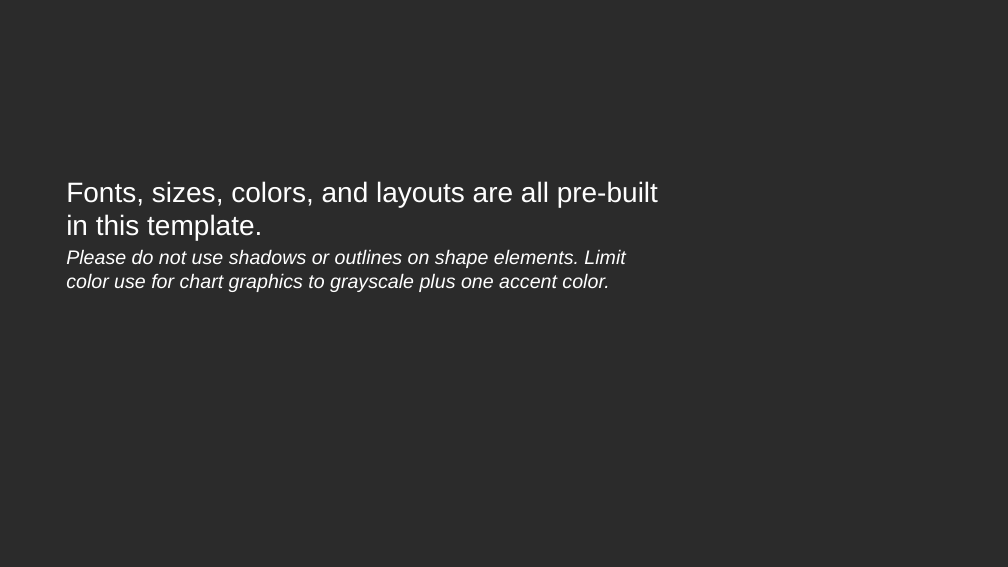
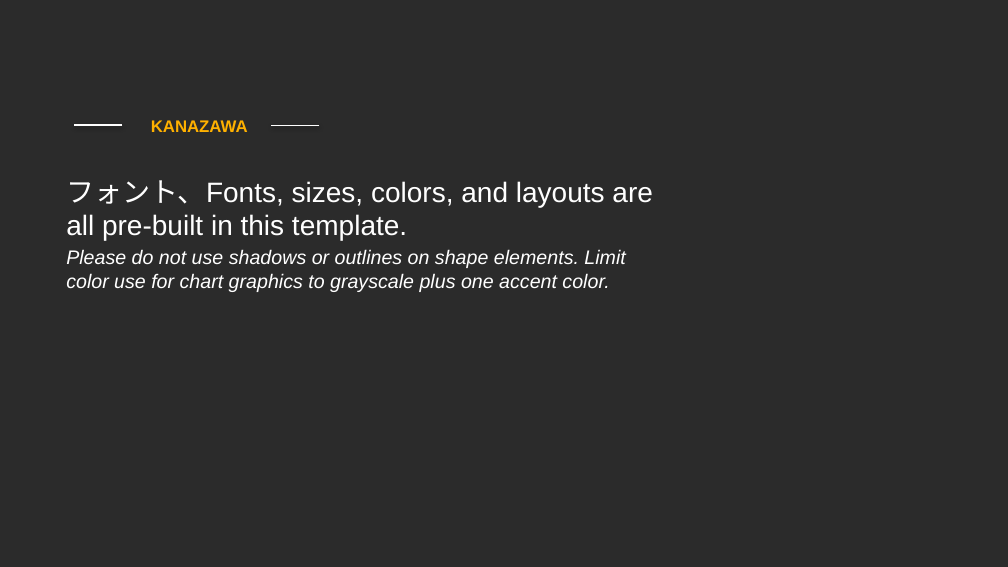
Before and after one commit to jaws-ug-kanazawa/aws-community-day, a slide deck: slide 3 of 素材テンプレート/登壇者スライド.pptx. Drawn at 1008x567 pixels with LibreOffice and Linux fonts; fonts in the diff are those of the drawing; background and template pictures are left out; a plain dark background stands for a picture behind light text. Boxes give left, top, right and bottom in pixels: in the first picture for what was removed or moved away, otherwise in the second. Text is boxed around its words. In the diff, an @@ line names an element or a change of style, - is before the commit and + after.

Commit message:
refs #7 スライドテンプレートに KANAZAWA を追加

```diff
--- a/素材テンプレート/登壇者スライド.pptx
+++ b/素材テンプレート/登壇者スライド.pptx
@@ line added from (122, 125) to (75, 125), #FFFFFF 1 pt @@
@@ text added at bbox=[151, 120, 248, 132], 12 pt, text #FFB100, bold @@
+KANAZAWA
@@ line added from (320, 126) to (271, 126), #FFFFFF 1 pt @@
@@ text at bbox=[66, 180, 652, 240]: text changed @@
-Fonts, sizes, colors, and layouts are all pre-built in this template.
+フォント、Fonts, sizes, colors, and layouts are all pre-built in this template.
```
Also in this commit, not shown: 13 other slides changed.
